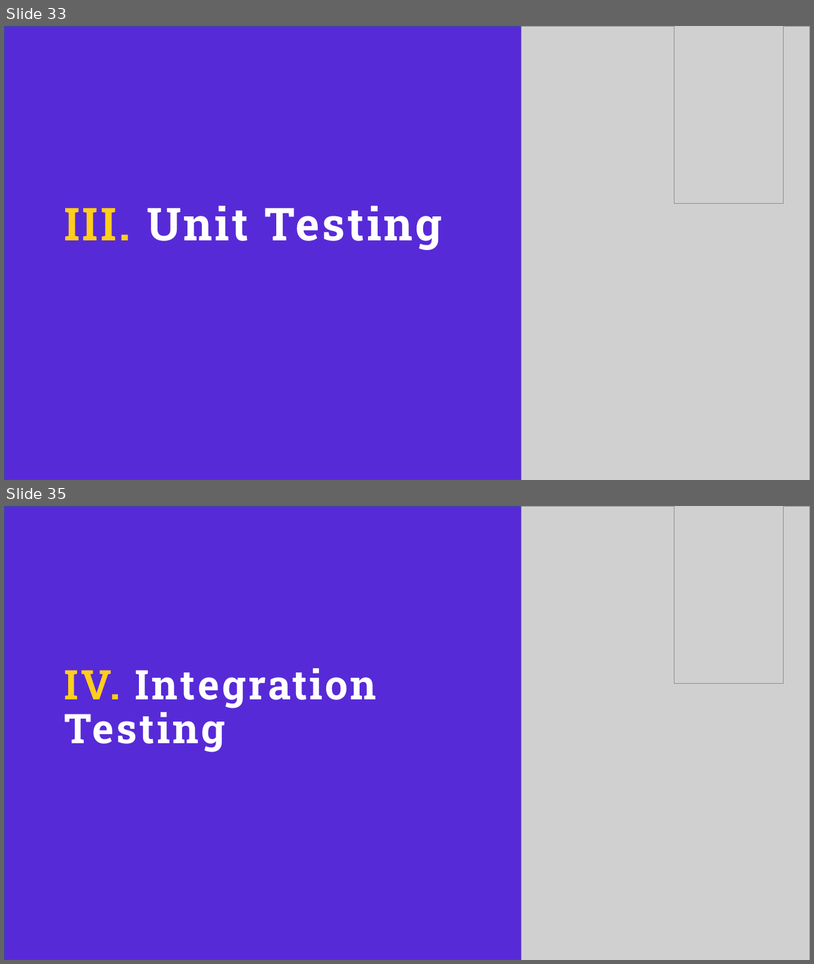
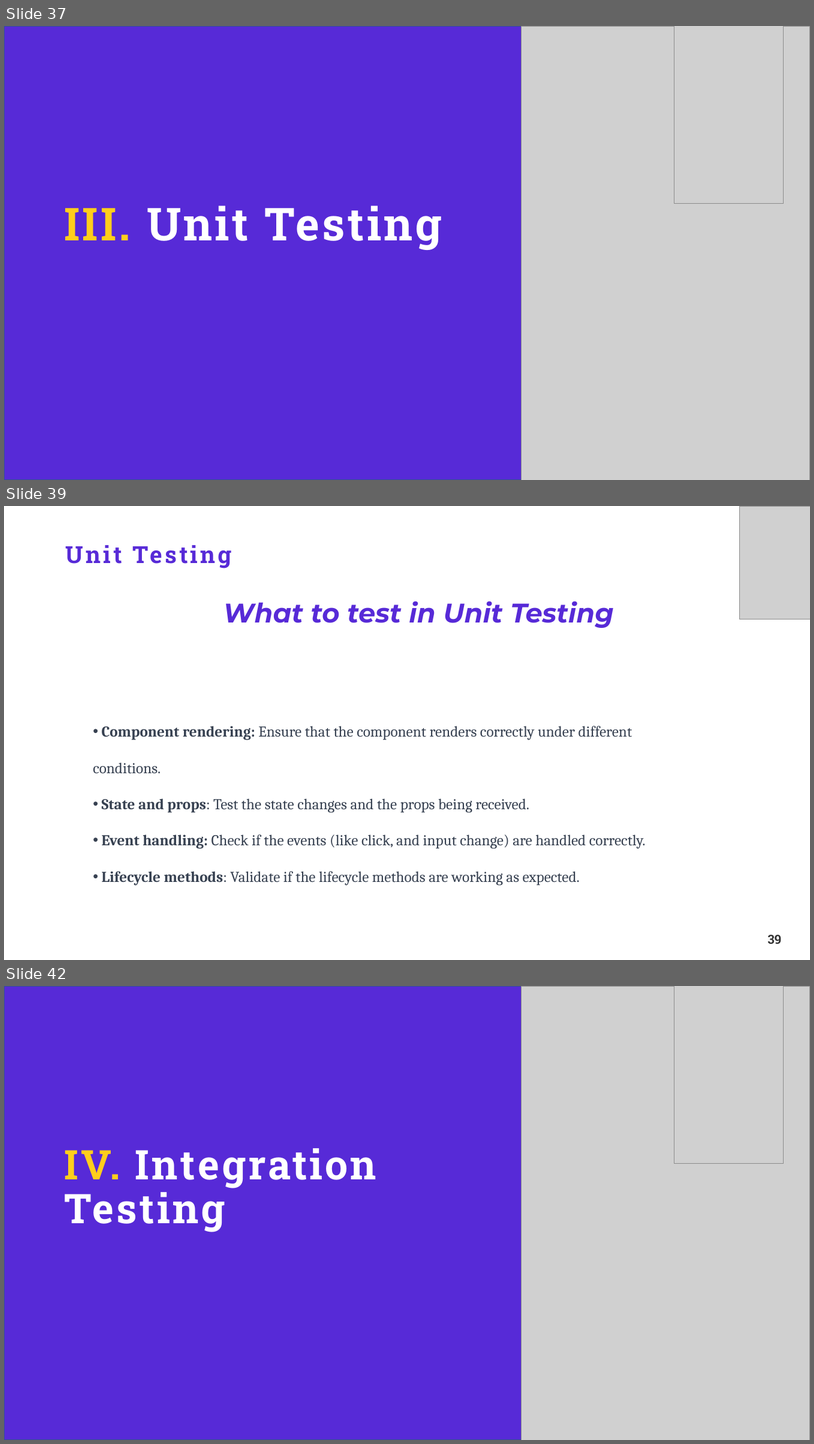
Before and after one commit to TakiRahal/test-react-19, a slide deck: Testing ReactJS.pptx. Shown one above the other, each under a label of ours: slides 33 and 35 before the commit, slides 37, 39 and 42 after it; the slides between them are not shown. The pictures are 814x964 and 814x1444 pixels, drawn with LibreOffice and Linux fonts; fonts in the diff are those of the drawing; grey boxes stand for pictures; background and template pictures are left out. Boxes give left, top, right and bottom in pixels: in the first picture for what was removed or moved away, otherwise in the second. Text is boxed around its words. In the diff, an @@ line names an element or a change of style, - is before the commit and + after.

```diff
--- a/Testing ReactJS.pptx
+++ b/Testing ReactJS.pptx
@@ slide 39 added at (4,506,810,960), background #FFFFFF @@
@@ picture added at (740,506,810,619) @@
@@ text added at (223,601,435,623), 32 pt, text #572AD7, bold, italic @@
+What to test in Unit Testing
@@ title added at (443,601,614,628), 28 pt, text #572AD7, bold @@
+Unit Testing
@@ text added at (93,726,646,885), 18 pt, text #374151 @@
+• Component rendering: Ensure that the component renders correctly under different conditions.
+• State and props: Test the state changes and the props being received.
+• Event handling: Check if the events (like click, and input change) are handled correctly.
+• Lifecycle methods: Validate if the lifecycle methods are working as expected.
@@ page number added at (768,934,782,943), 15 pt, text #333333, bold @@
+39
@@ what was slide 33 is now slide 37 @@
@@ what was slide 35 is now slide 42 @@
```
Also in this commit, not shown: 10 slides changed, 8 other slides added, 26 slides removed, 20 other files.
